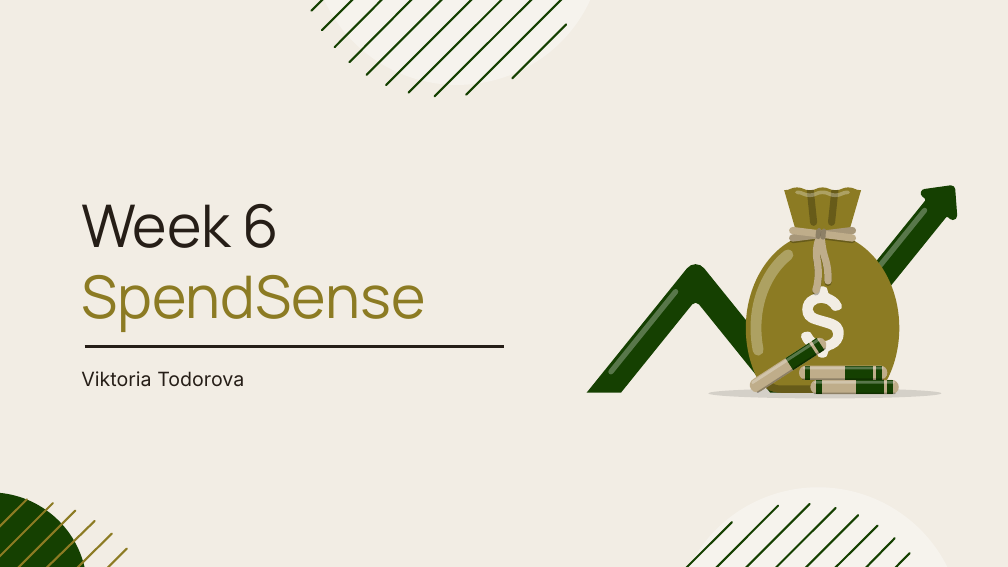
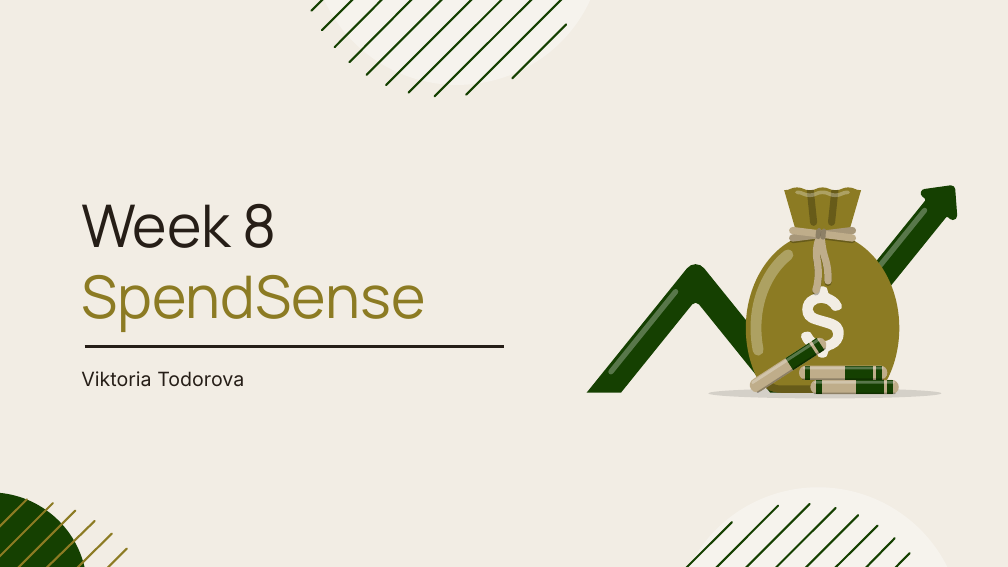
Before and after one commit to ViktoriaTodorova2003/SpendSense, a slide deck: slide 1 of Documentation/SpendSenseWeek8.pptx. Drawn at 1008x567 pixels with LibreOffice and Linux fonts; fonts in the diff are those of the drawing. Boxes give left, top, right and bottom in pixels: in the first picture for what was removed or moved away, otherwise in the second. Text is boxed around its words. In the diff, an @@ line names an element or a change of style, - is before the commit and + after.

```diff
--- a/Documentation/SpendSenseWeek8.pptx
+++ b/Documentation/SpendSenseWeek8.pptx
@@ title at bbox=[81, 204, 425, 332]: text changed @@
-Week 6
-SpendSense
+Week 8
+SpendSense
```
Also in this commit, not shown: 1 other slide changed, 1 slide added, 2 other files.
